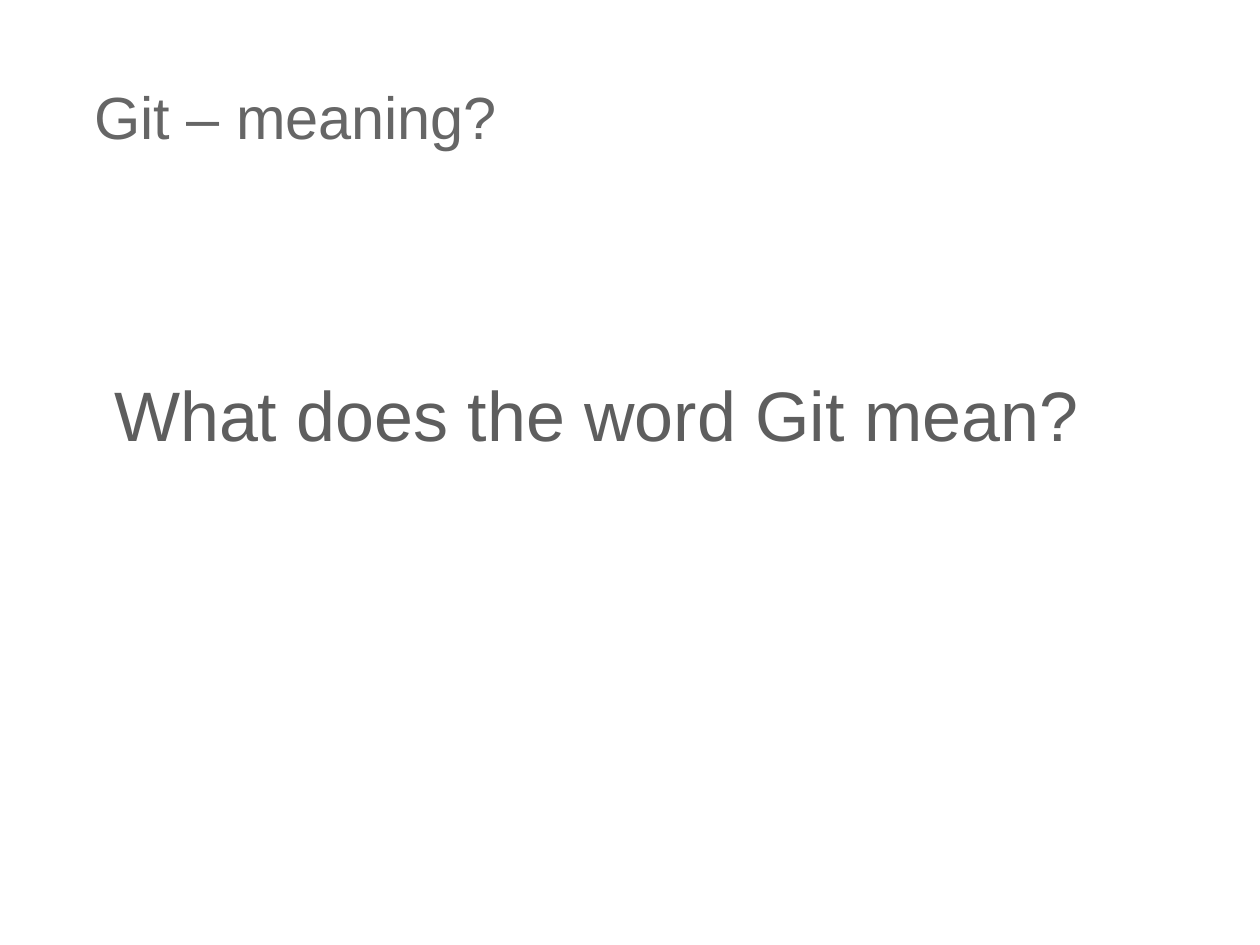
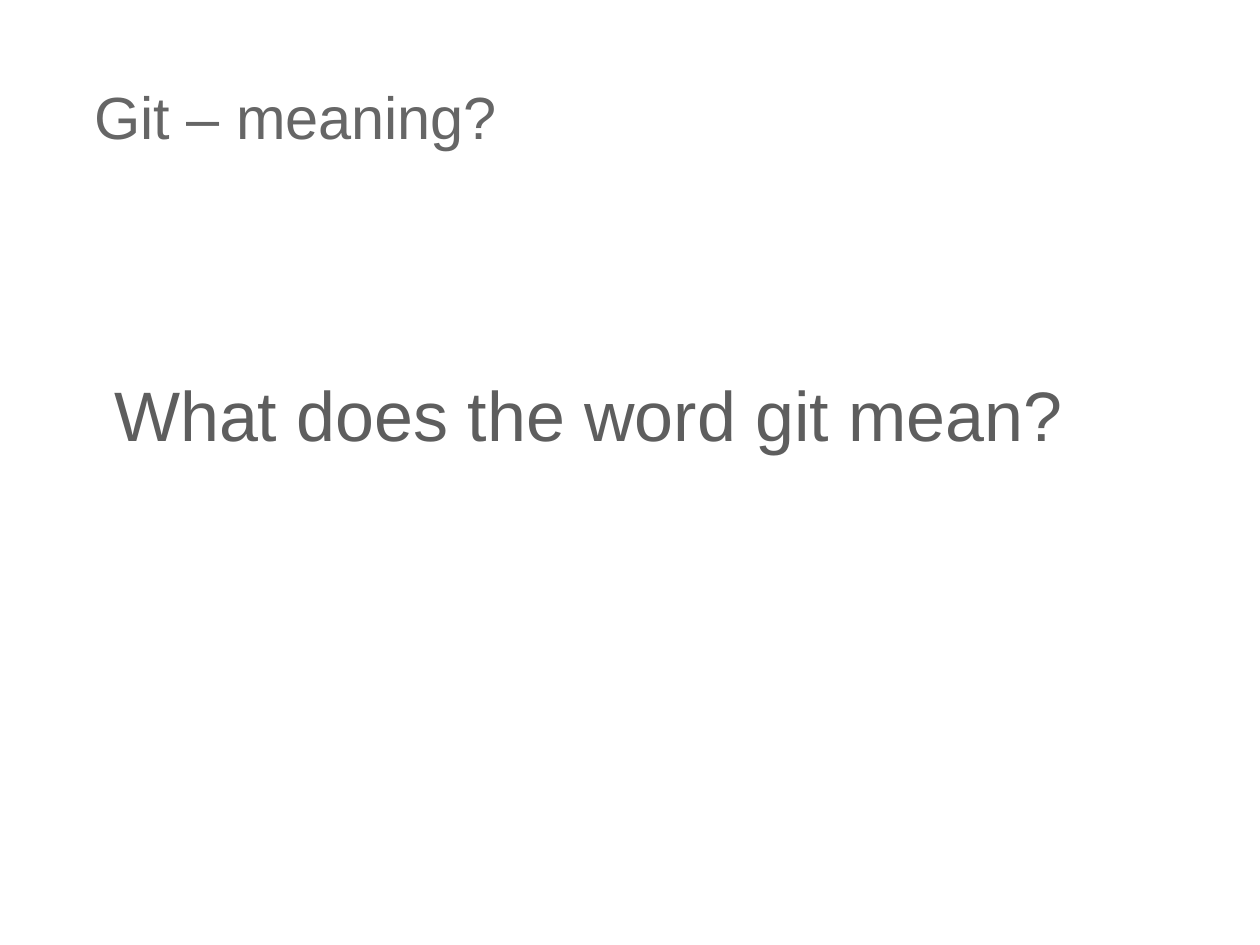
Before and after one commit to ilyaro/mysite, a slide deck: slide 2 of WorkStuff/Courses/Git/Git_General_Training_Lab/Git_General_Training_GitHub.pptx. Drawn at 1260x945 pixels with LibreOffice and Linux fonts; fonts in the diff are those of the drawing. Boxes give left, top, right and bottom in pixels: in the first picture for what was removed or moved away, otherwise in the second. Text is boxed around its words. In the diff, an @@ line names an element or a change of style, - is before the commit and + after.

```diff
--- a/WorkStuff/Courses/Git/Git_General_Training_Lab/Git_General_Training_GitHub.pptx
+++ b/WorkStuff/Courses/Git/Git_General_Training_Lab/Git_General_Training_GitHub.pptx
@@ text at [114, 390, 1063, 454]: text changed @@
-What does the word Git mean?
+What does the word git mean?
```
Also in this commit, not shown: 1 other slide changed, 1 other file.
